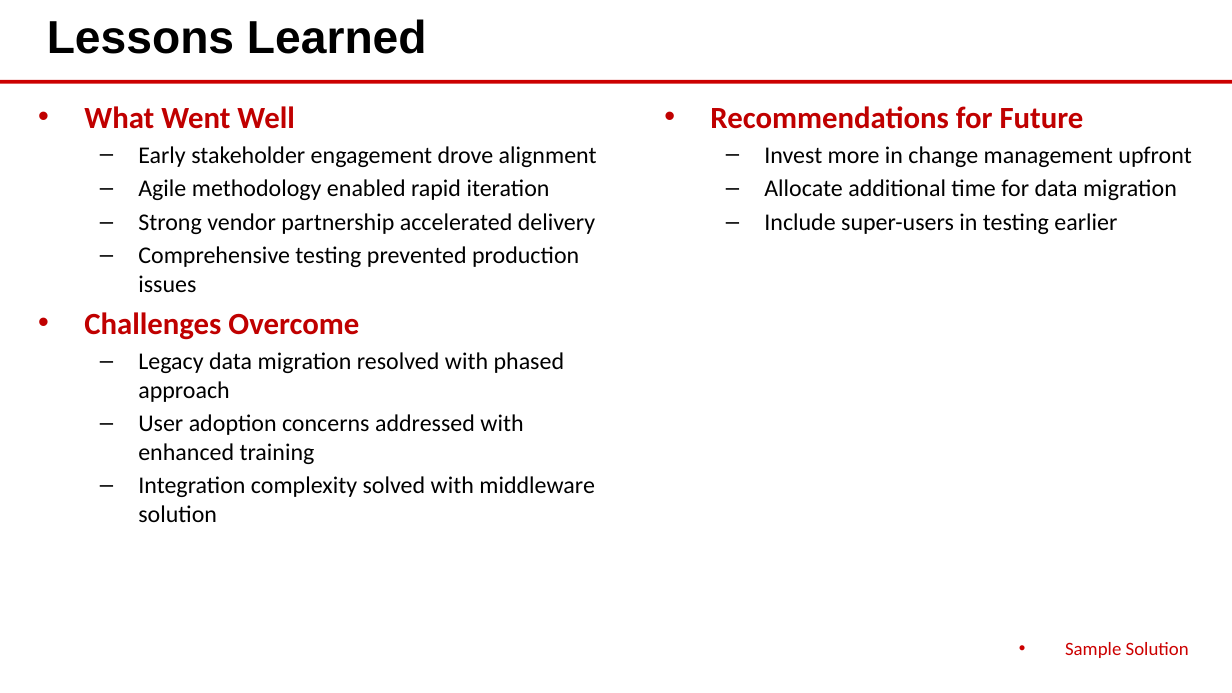
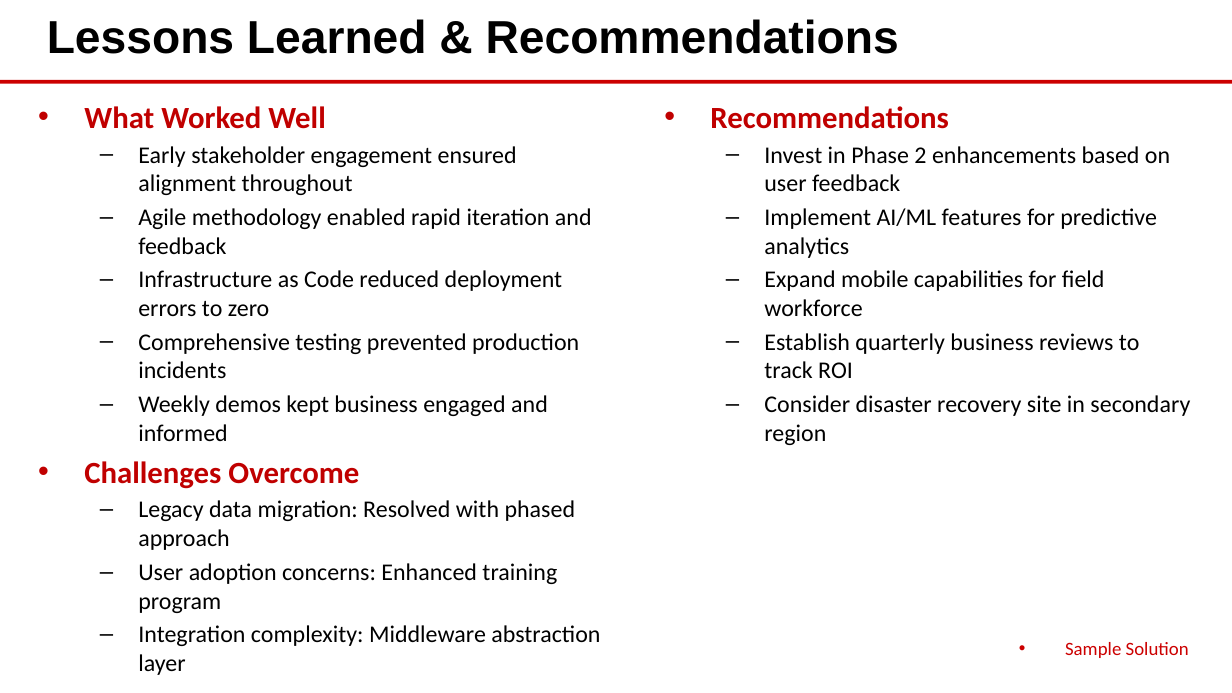
Before and after one commit to eoframework/solutions, a slide deck: slide 7 of solution-template/sample-provider/sample-category/sample-solution/delivery/closeout-presentation.pptx. Drawn at 1232x693 pixels with LibreOffice and Linux fonts; fonts in the diff are those of the drawing. Boxes give left, top, right and bottom in pixels: in the first picture for what was removed or moved away, otherwise in the second. Text is boxed around its words. In the diff, an @@ line names an element or a change of style, - is before the commit and + after.

```diff
--- a/solution-template/sample-provider/sample-category/sample-solution/delivery/closeout-presentation.pptx
+++ b/solution-template/sample-provider/sample-category/sample-solution/delivery/closeout-presentation.pptx
@@ text at [47, 19, 899, 54]: text changed @@
-Lessons Learned
+Lessons Learned & Recommendations
@@ text at [84, 106, 592, 441]: text changed @@
-• What Went Well
-  – Early stakeholder engagement drove alignment
-  – Agile methodology enabled rapid iteration
-  – Strong vendor partnership accelerated delivery
-  – Comprehensive testing prevented production issues
+• What Worked Well
+  – Early stakeholder engagement ensured alignment throughout
+  – Agile methodology enabled rapid iteration and feedback
+  – Infrastructure as Code reduced deployment errors to zero
+  – Comprehensive testing prevented production incidents
+  – Weekly demos kept business engaged and informed
@@ text at [710, 106, 1190, 445]: text changed @@
-• Recommendations for Future
-  – Invest more in change management upfront
-  – Allocate additional time for data migration
-  – Include super-users in testing earlier
+• Recommendations
+  – Invest in Phase 2 enhancements based on user feedback
+  – Implement AI/ML features for predictive analytics
+  – Expand mobile capabilities for field workforce
+  – Establish quarterly business reviews to track ROI
+  – Consider disaster recovery site in secondary region
@@ text at [138, 500, 576, 613]: text changed @@
-  – Legacy data migration resolved with phased approach
-  – User adoption concerns addressed with enhanced training
-  – Integration complexity solved with middleware solution
+  – Legacy data migration: Resolved with phased approach
+  – User adoption concerns: Enhanced training program
+  – Integration complexity: Middleware abstraction layer
```
Also in this commit, not shown: 5 other slides changed, 4 slides added, 5 slides removed, 1 other file.
